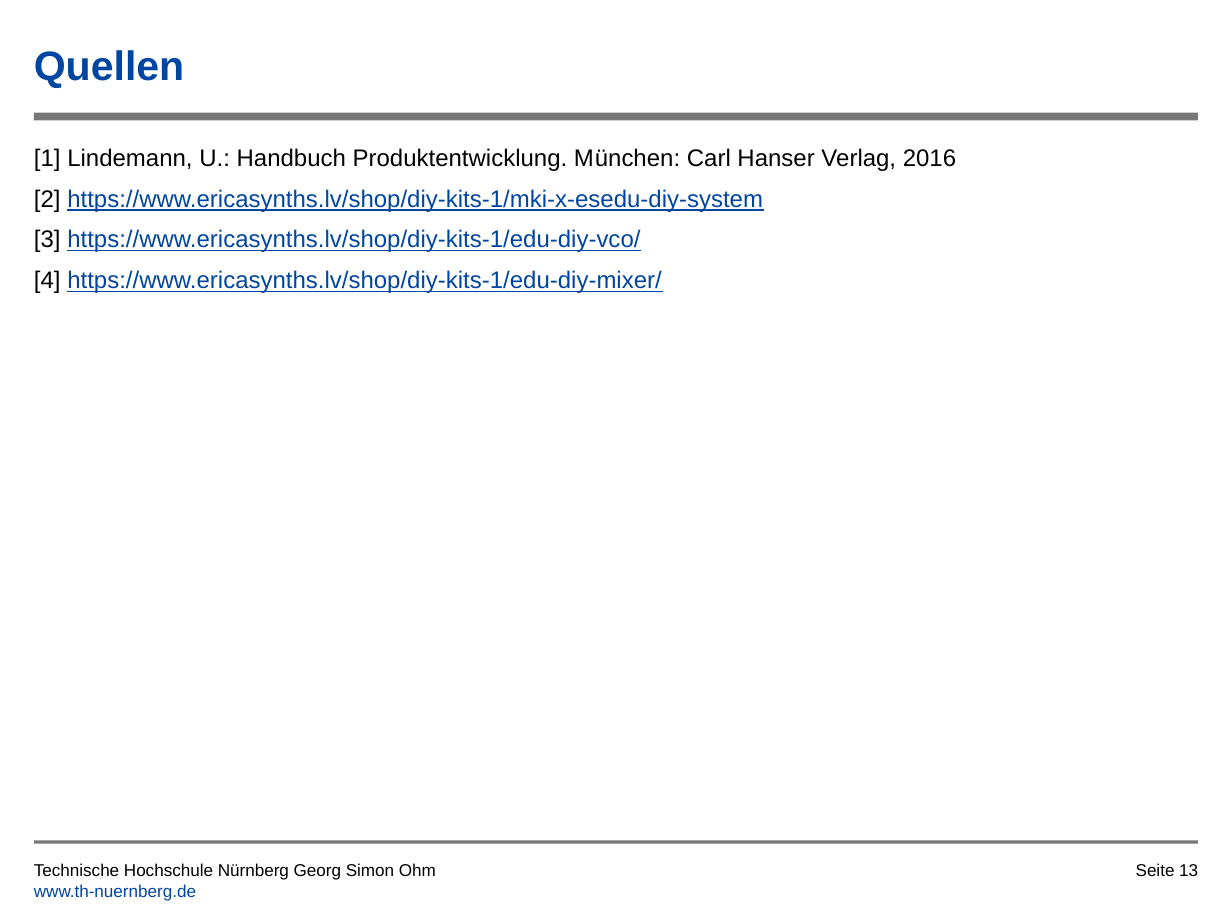
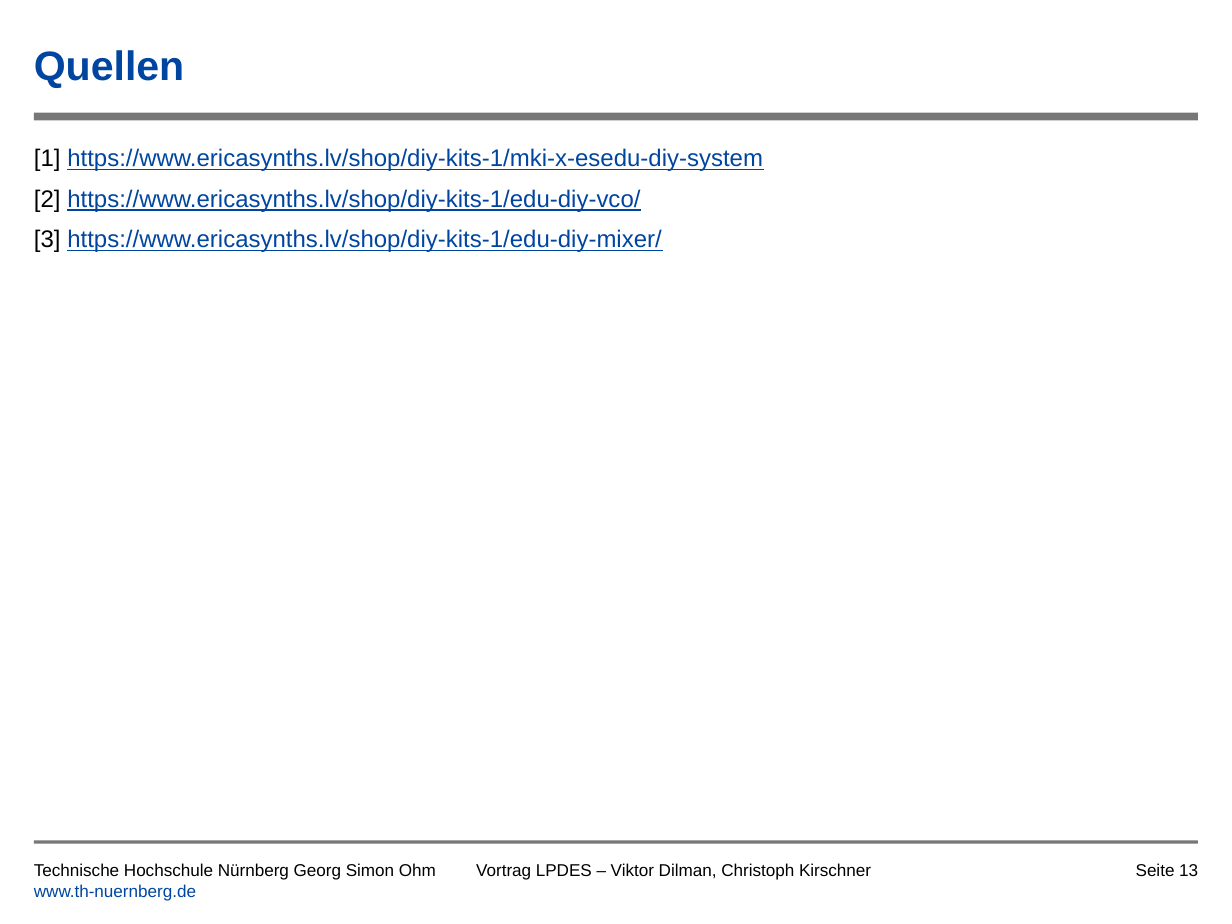
Before and after one commit to tsedlmeier/Synthesizer, a slide deck: slide 13 of Vortrag/Leiterplatte_als_Musikinstrument_Kirschner_Dilman.pptx. Drawn at 1232x924 pixels with LibreOffice and Linux fonts; fonts in the diff are those of the drawing; background and template pictures are left out. Boxes give left, top, right and bottom in pixels: in the first picture for what was removed or moved away, otherwise in the second. Text is boxed around its words. In the diff, an @@ line names an element or a change of style, - is before the commit and + after.

Commit message:
Vortrag überarbeitet

```diff
--- a/Vortrag/Leiterplatte_als_Musikinstrument_Kirschner_Dilman.pptx
+++ b/Vortrag/Leiterplatte_als_Musikinstrument_Kirschner_Dilman.pptx
@@ text at [34, 148, 763, 252]: text changed @@
-[1] Lindemann, U.: Handbuch Produktentwicklung. München: Carl Hanser Verlag, 2016
-[2] https://www.ericasynths.lv/shop/diy-kits-1/mki-x-esedu-diy-system
-[3] https://www.ericasynths.lv/shop/diy-kits-1/edu-diy-vco/
-[4] https://www.ericasynths.lv/shop/diy-kits-1/edu-diy-mixer/
+[1] https://www.ericasynths.lv/shop/diy-kits-1/mki-x-esedu-diy-system
+[2] https://www.ericasynths.lv/shop/diy-kits-1/edu-diy-vco/
+[3] https://www.ericasynths.lv/shop/diy-kits-1/edu-diy-mixer/
@@ text added at [476, 863, 871, 880], 10 pt, text #000000 @@
+Vortrag LPDES – Viktor Dilman, Christoph Kirschner
```
Also in this commit, not shown: 13 other slides changed, 1 other file.
